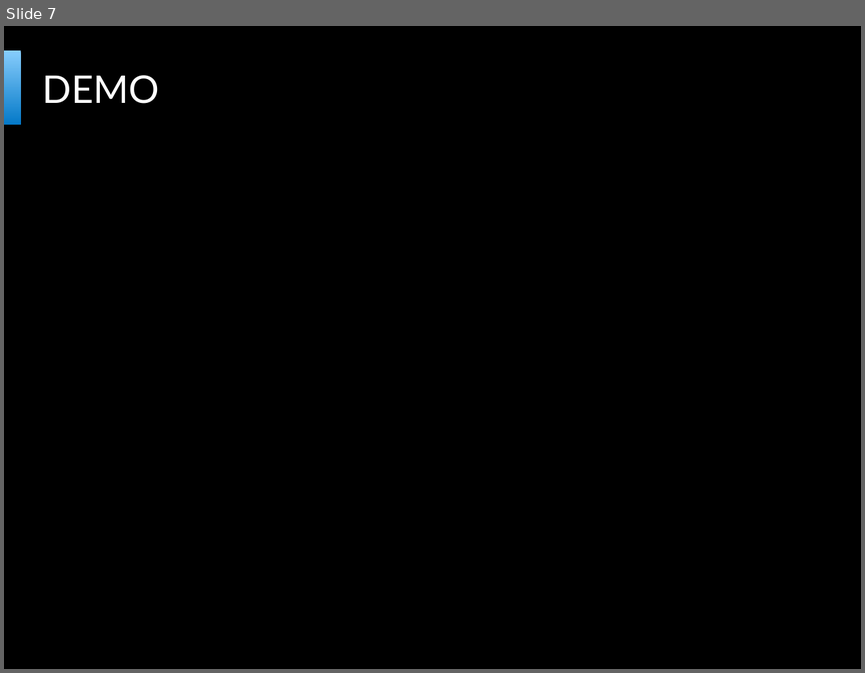
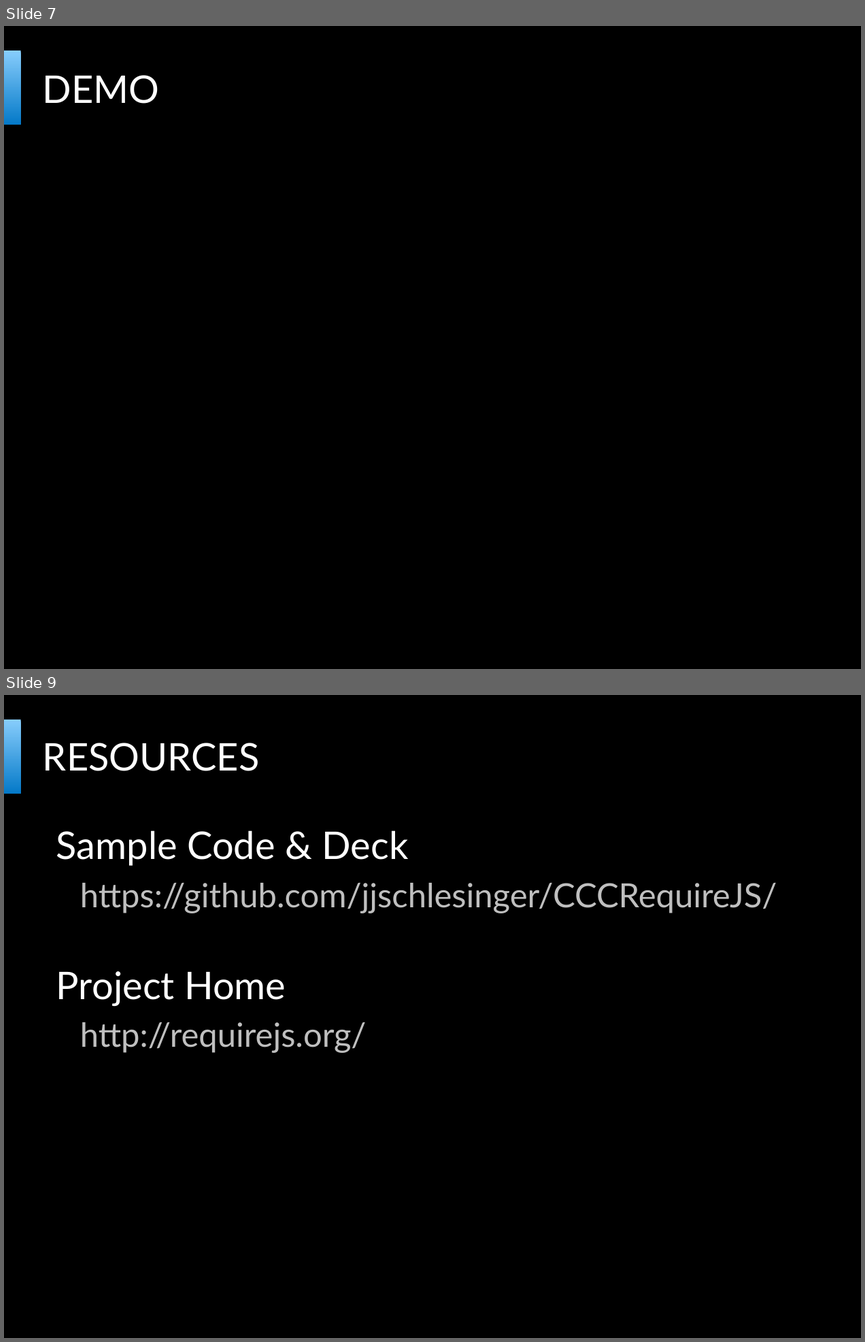
Before and after one commit to jjschlesinger/CCCRequireJS, a slide deck: SlideDeck.pptx. Shown one above the other, each under a label of ours: slide 7 before the commit, slides 7 and 9 after it; the slides between them are not shown. The pictures are 865x673 and 865x1342 pixels, drawn with LibreOffice and Linux fonts; fonts in the diff are those of the drawing; background and template pictures are left out. Boxes give left, top, right and bottom in pixels: in the first picture for what was removed or moved away, otherwise in the second. Text is boxed around its words. In the diff, an @@ line names an element or a change of style, - is before the commit and + after.

```diff
--- a/SlideDeck.pptx
+++ b/SlideDeck.pptx
@@ slide 9 added at (x1=4, y1=695, x2=861, y2=1338), background #000000; not listed: 2 template elements that a slide beside it also shows @@
@@ title added at (x1=43, y1=743, x2=260, y2=771), 32 pt, text #FFFFFF @@
+RESOURCES
@@ text added at (x1=56, y1=830, x2=777, y2=1053), 28 pt, text #BFBFBF @@
+Sample Code & Deck
+  https://github.com/jjschlesinger/CCCRequireJS/
+Project Home
+  http://requirejs.org/
```
Also in this commit, not shown: 6 other slides changed, 1 other slide added.
